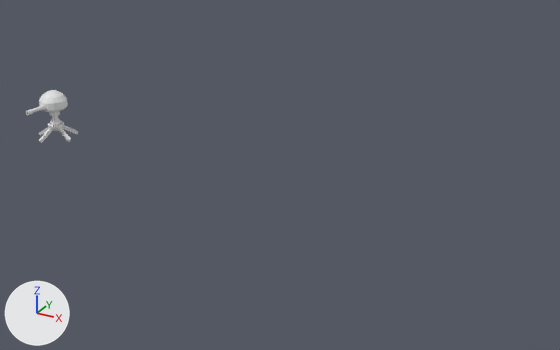
Before and after pictures for a commit that changed the Blender file Defenders/Assets/BlenderFiles/TurretBasic.blend.
Camera for both pictures: a 50 mm lens placed at (29.8, -36.7, 19.0), pointed at (9.8, -0.3, 0.8). Arrows for +X, +Y and +Z are at lower left; the lights stay in place.

The older version as bpy lines, for what is in view:
```python
me_cylinder = bpy.data.meshes.new('Cylinder')
me_cylinder.from_pydata(...)  # 299 vertices, 317 faces; spans x -3.35..3.35, y -1.22..8.47, z -3.35..8.68
ob_cylinder = bpy.data.objects.new('Cylinder', me_cylinder)
ob_cylinder.location = (-8.0, 0.0, 0.8)
ob_cylinder.rotation_euler = (1.571, 0.0, 0.0)  # degrees (90, 0, 0)
ob_cylinder.scale = (0.276, 0.276, 0.276)
```
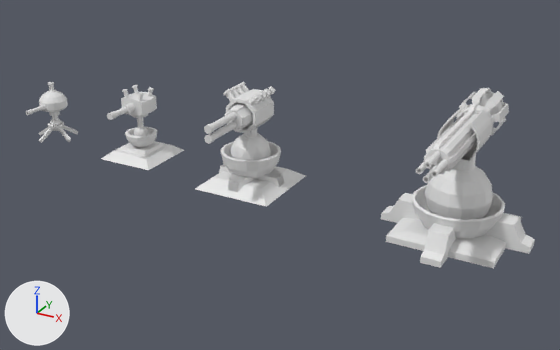
The newer file is also rescaled (x0.673), turned or shifted as a whole; pictures and numbers use the older file's frame.

Where the change shows, as pixel boxes (x1, y1, x2, y2) in the pictures (560 x 350 px):
'T3 Turret', added: after (416, 88, 509, 220)
'T3Base', added: after (381, 185, 535, 268)
'T2Base', added: after (195, 141, 305, 207)
'T2Turret', added: after (204, 82, 275, 160)
'T1Base', added: after (101, 127, 184, 170)
'T1Turret', added: after (107, 85, 157, 136)

The change, as a list of edits to the scene's bpy script:
```text
Add me_sphere_003:
    me_sphere_003.from_pydata(...)  # 376 vertices, 356 faces; spans x -1.66..1.66, y -1.66..1.66, z 0.0..0.77
Add me_sphere_001:
    me_sphere_001.from_pydata(...)  # 722 vertices, 641 faces; spans x -1.0..1.0, y -1.0..2.66, z -2.75..3.35
Add me_cylinder_013:
    me_cylinder_013.from_pydata(...)  # 922 vertices, 848 faces; spans x -8.5..8.5, y -8.4..27.7, z -11.3..30.5
Add me_sphere_005:
    me_sphere_005.from_pydata(...)  # 200 vertices, 168 faces; spans x -1.51..1.51, y -1.51..1.51, z 0.0..1.3
Add me_cylinder_005:
    me_cylinder_005.from_pydata(...)  # 516 vertices, 497 faces; spans x -1.74..1.67, y -0.88..5.48, z -1.38..5.1
Add me_sphere_002:
    me_sphere_002.from_pydata(...)  # 144 vertices, 128 faces; spans x -1.1..1.1, y -1.1..1.1, z -0.66..0.25
Add ob_t3base:
    ob_t3base = bpy.data.objects.new('T3Base', me_sphere_003)
    ob_t3base.location = (20.22, 0.0, -0.42)
    ob_t3base.scale = (2.42, 2.42, 2.42)
Add ob_t3_turret:
    ob_t3_turret = bpy.data.objects.new('T3 Turret', me_sphere_001)
    ob_t3_turret.location = (20.22, 0.0, 1.78)
    ob_t3_turret.rotation_euler = (1.571, 0.0, 0.0)  # degrees (90, 0, 0)
    ob_t3_turret.scale = (1.75, 1.75, 1.75)
Add ob_t2turret:
    ob_t2turret = bpy.data.objects.new('T2Turret', me_cylinder_013)
    ob_t2turret.location = (7.6, 0.0, 1.69)
    ob_t2turret.rotation_euler = (1.571, 0.0, 0.0)  # degrees (90, 0, 0)
    ob_t2turret.scale = (0.145, 0.145, 0.145)
Add ob_t2base:
    ob_t2base = bpy.data.objects.new('T2Base', me_sphere_005)
    ob_t2base.location = (7.6, 0.0, -0.27)
    ob_t2base.scale = (1.63, 1.63, 1.63)
Add ob_t1turret:
    ob_t1turret = bpy.data.objects.new('T1Turret', me_cylinder_005)
    ob_t1turret.location = (-0.57, 0.0, 1.39)
    ob_t1turret.rotation_euler = (1.571, 0.0, 0.0)  # degrees (90, 0, 0)
    ob_t1turret.scale = (0.552, 0.552, 0.552)
Add ob_t1base:
    ob_t1base = bpy.data.objects.new('T1Base', me_sphere_002)
    ob_t1base.location = (-0.57, 0.0, 1.1)
    ob_t1base.scale = (1.75, 1.75, 1.75)
```
